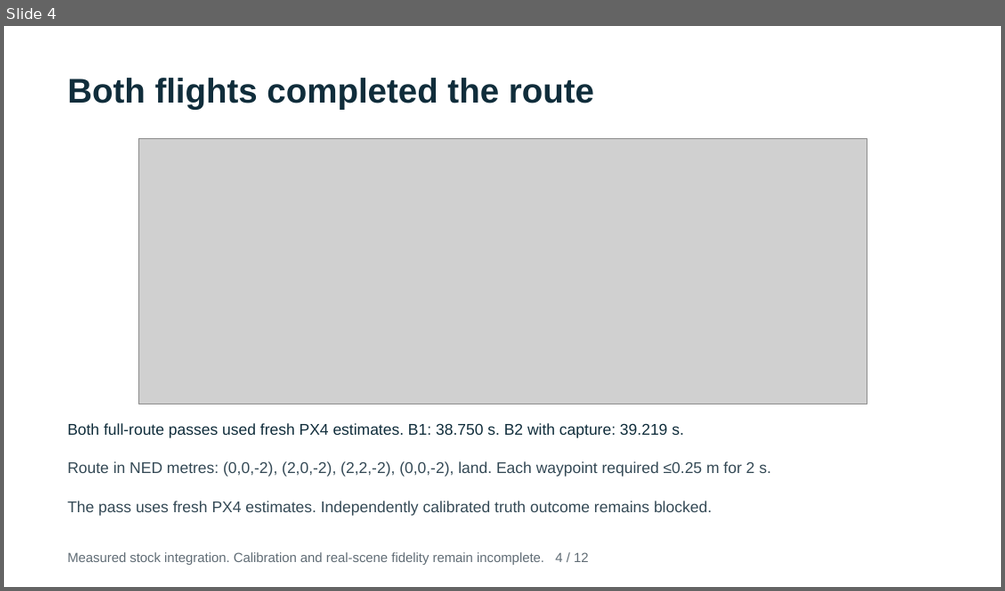
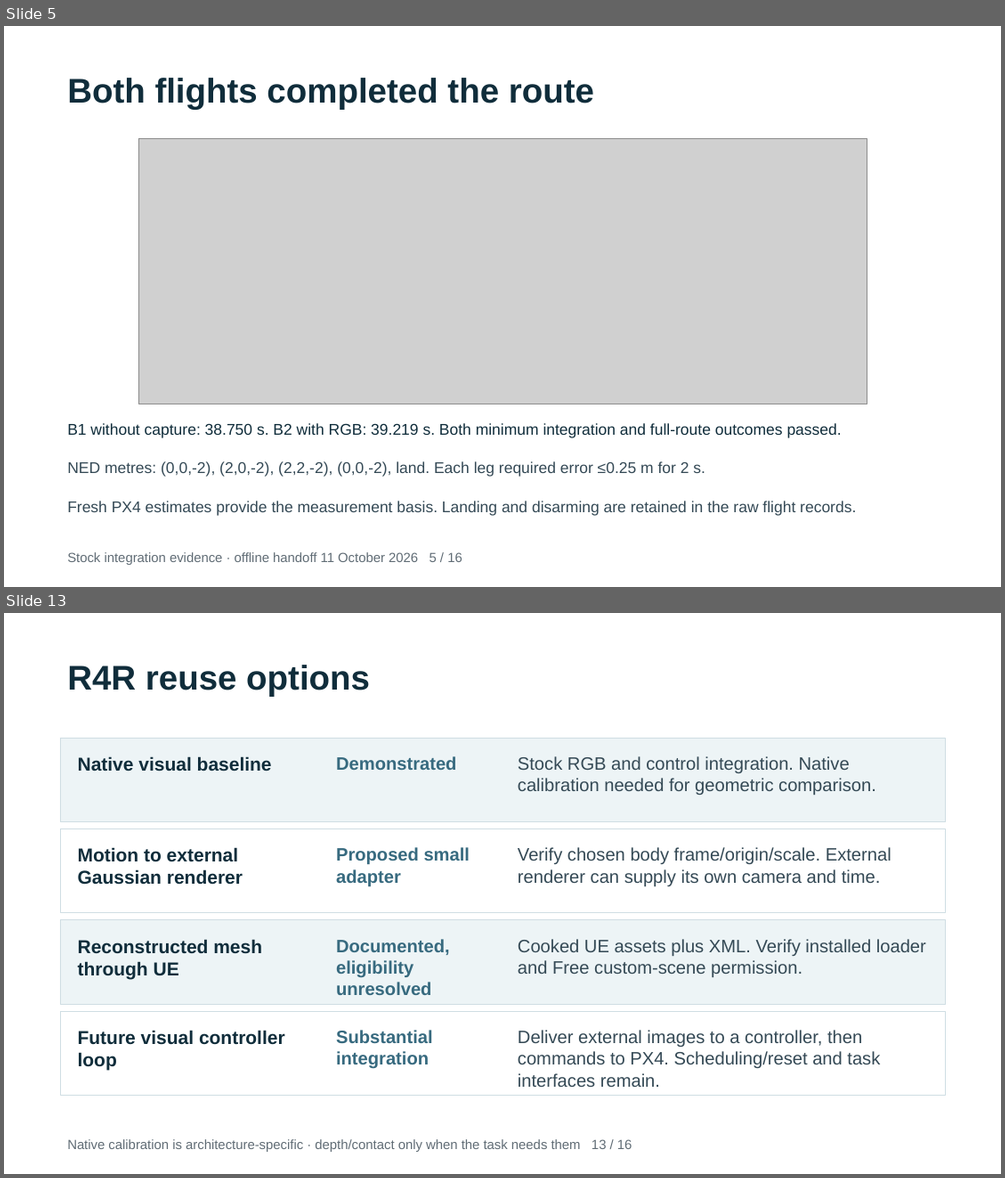
Before and after one commit to WorldExplored/R4R-Sims, a slide deck: results/rflysim/eval-20261010T215531Z/rflysim-evaluation.pptx. Shown one above the other, each under a label of ours: slide 4 before the commit, slides 5 and 13 after it; the slides between them are not shown. The pictures are 1005x591 and 1005x1178 pixels, drawn with LibreOffice and Linux fonts; fonts in the diff are those of the drawing; grey boxes stand for pictures. Boxes give left, top, right and bottom in pixels: in the first picture for what was removed or moved away, otherwise in the second. Text is boxed around its words. In the diff, an @@ line names an element or a change of style, - is before the commit and + after.

Commit message:
Complete RflySim component handoff and playable evidence

```diff
--- a/results/rflysim/eval-20261010T215531Z/rflysim-evaluation.pptx
+++ b/results/rflysim/eval-20261010T215531Z/rflysim-evaluation.pptx
@@ slide 13 added at [4,613,1001,1174], background #FFFFFF @@
@@ text added at [67,665,370,697], 33 pt, text #102D3B, bold @@
+R4R reuse options
@@ rectangle added at [60,738,945,821], fill #EDF4F6, outline #CFDDE3 0.75 pt @@
@@ text added at [78,756,272,771], 18 pt, text #102D3B, bold @@
+Native visual baseline
@@ text added at [336,756,456,770], 17.2 pt, text #376A7F, bold @@
+Demonstrated
@@ text added at [518,756,876,795], 17.2 pt, text #344955 @@
+Stock RGB and control integration. Native calibration needed for geometric comparison.
@@ rectangle added at [60,829,945,913], fill #FFFFFF, outline #CFDDE3 0.75 pt @@
@@ text added at [78,847,243,884], 18 pt, text #102D3B, bold @@
+Motion to external Gaussian renderer
@@ text added at [336,847,470,886], 17.2 pt, text #376A7F, bold @@
+Proposed small adapter
@@ text added at [518,847,891,886], 17.2 pt, text #344955 @@
+Verify chosen body frame/origin/scale. External renderer can supply its own camera and time.
@@ rectangle added at [60,919,945,1004], fill #EDF4F6, outline #CFDDE3 0.75 pt @@
@@ text added at [78,939,262,979], 18 pt, text #102D3B, bold @@
+Reconstructed mesh through UE
@@ text added at [336,939,450,995], 17.2 pt, text #376A7F, bold @@
+Documented, eligibility unresolved
@@ text added at [518,939,926,977], 17.2 pt, text #344955 @@
+Cooked UE assets plus XML. Verify installed loader and Free custom-scene permission.
@@ rectangle added at [60,1011,945,1094], fill #FFFFFF, outline #CFDDE3 0.75 pt @@
@@ text added at [78,1030,285,1070], 18 pt, text #102D3B, bold @@
+Future visual controller loop
@@ text added at [336,1030,433,1069], 17.2 pt, text #376A7F, bold @@
+Substantial integration
@@ text added at [518,1030,880,1086], 17.2 pt, text #344955 @@
+Deliver external images to a controller, then commands to PX4. Scheduling/reset and task interfaces remain.
@@ text added at [67,1139,632,1151], 12.8 pt, text #606C75 @@
+Native calibration is architecture-specific · depth/contact only when the task needs them 13 / 16
@@ what was slide 4 is now slide 5 @@
@@ slide 5 changed as well @@
@@ text at [67,423,841,438]: text changed @@
-Both full-route passes used fresh PX4 estimates. B1: 38.750 s. B2 with capture: 39.219 s.
+B1 without capture: 38.750 s. B2 with RGB: 39.219 s. Both minimum integration and full-route outcomes passed.
@@ text at [67,461,705,476]: text changed @@
-Route in NED metres: (0,0,-2), (2,0,-2), (2,2,-2), (0,0,-2), land. Each waypoint required ≤0.25 m for 2 s.
+NED metres: (0,0,-2), (2,0,-2), (2,2,-2), (0,0,-2), land. Each leg required error ≤0.25 m for 2 s.
@@ text at [67,500,856,516]: text changed @@
-The pass uses fresh PX4 estimates. Independently calibrated truth outcome remains blocked.
+Fresh PX4 estimates provide the measurement basis. Landing and disarming are retained in the raw flight records.
@@ text at [67,552,462,564]: text changed @@
-Measured stock integration. Calibration and real-scene fidelity remain incomplete. 4 / 12
+Stock integration evidence · offline handoff 11 October 2026 5 / 16
```
Also in this commit, not shown: 7 other slides changed, 7 other slides added, 4 slides removed, 48 other files.
